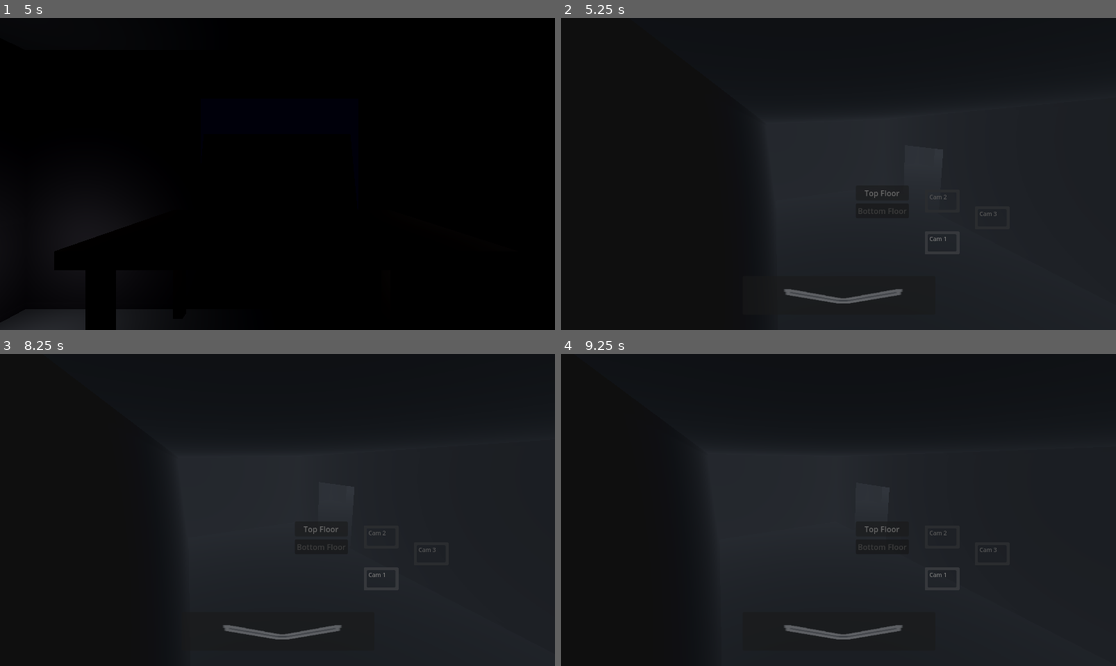
Above: before the commit, frames 1-4 (two rows, left to right).
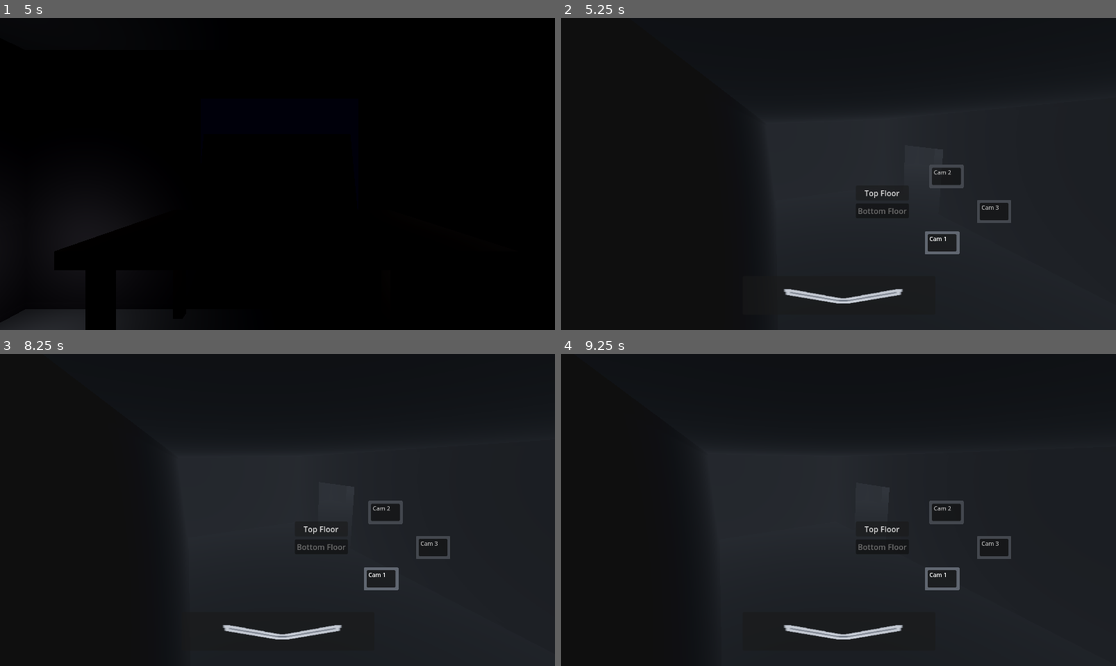
Above: after the commit, the same moments.

Repository: ConnerF6/capstone-2026-Conner-Thalassic_Depths
Game: Godot game, scene res://Scenes/Game.tscn
Same seed, same stepped clock (60 frames per second), same inputs: the game is played once before the commit and once after it. This scene is started directly instead of the project's main scene.
Inputs (mouse positions are in pixels of both pictures, inside the frame that each line leads up to):
- Up to frame 1 (5 s): tap Enter at 0.5, 2, 3.5 s; move the mouse to (399, 158) at 0.52 s; click (399, 158) at 0.67 s; tap Space at 1.25, 2.75, 4.25 s; move the mouse to (166, 189) at 1.27 s; click (166, 189) at 1.42 s; move the mouse to (333, 105) at 2.02 s; click (333, 105) at 2.17 s; move the mouse to (249, 236) at 2.77 s; click (249, 236) at 2.92 s; move the mouse to (444, 220) at 3.52 s; click (444, 220) at 3.67 s; move the mouse to (111, 127) at 4.27 s; click (111, 127) at 4.42 s
- Up to frame 2 (5.25 s): move the mouse to (866, 174) at 5.02 s; click (866, 174) at 5.17 s
- Up to frame 3 (8.25 s): click "Cam 1" at 5.75 s; click "Cam 2" at 6.5 s; click "Cam 3" at 7.25 s; click "Top Floor" at 8 s
- Up to frame 4 (9.25 s): click "Bottom Floor" at 8.75 s

Frame 1 is identical in both runs. In frame 2, 1.1% of the frame differs, in the area x 40-82%, y 46-92%; in frame 3, 1.1%; in frame 4, 1.1%.

Commit message:
Camera Work Unfinished Still

Diff:
--- a/thalassic-depths/Scenes/CameraUI.tscn
+++ b/thalassic-depths/Scenes/CameraUI.tscn
@@ -1,8 +1,9 @@
-[gd_scene load_steps=4 format=3 uid="uid://dk6h4elnlteha"]
+[gd_scene load_steps=5 format=3 uid="uid://dk6h4elnlteha"]
 
-[ext_resource type="Script" uid="uid://bq42lye348l3u" path="res://Scenes/CameraUI.gd" id="1_3xbnt"]
+[ext_resource type="Script" uid="uid://bq42lye348l3u" path="res://Scripts/CameraUI.gd" id="1_3xbnt"]
 [ext_resource type="Texture2D" uid="uid://8w6vmviejqmw" path="res://2DArt/CameraOutline (1).png" id="1_sbc1y"]
 [ext_resource type="Texture2D" uid="uid://crcdof66j6q3g" path="res://2DArt/ExitArrow.png" id="2_3xbnt"]
+[ext_resource type="Script" uid="uid://gux6mh1ykdyj" path="res://Scripts/CamButton.gd" id="3_rrmnb"]
 
 [node name="CameraUi" type="CanvasLayer"]
 
@@ -20,6 +21,7 @@
 offset_bottom = 40.0
 
 [node name="TopFloorButton" type="Button" parent="CameraOverlay/FloorButtons"]
+z_index = 1
 layout_mode = 0
 offset_left = 612.0
 offset_top = 348.0
@@ -29,6 +31,7 @@
 "
 
 [node name="BottomFloorButton" type="Button" parent="CameraOverlay/FloorButtons"]
+z_index = 1
 layout_mode = 0
 offset_left = 612.0
 offset_top = 385.0
@@ -42,15 +45,15 @@
 offset_right = 40.0
 offset_bottom = 40.0
 
-[node name="CamBtn1" type="TextureButton" parent="CameraOverlay/CameraList"]
+[node name="CamBtn1" type="Button" parent="CameraOverlay/CameraList"]
+z_index = 1
 layout_mode = 0
 offset_left = 755.0
 offset_top = 443.0
 offset_right = 851.0
 offset_bottom = 507.0
 scale = Vector2(0.75, 0.75)
-texture_normal = ExtResource("1_sbc1y")
-stretch_mode = 0
+script = ExtResource("3_rrmnb")
 
 [node name="Label" type="Label" parent="CameraOverlay/CameraList/CamBtn1"]
 layout_mode = 0
@@ -60,15 +63,20 @@
 offset_bottom = 32.3333
 text = "Cam 1"
 
-[node name="CamBtn2" type="TextureButton" parent="CameraOverlay/CameraList"]
+[node name="Sprite2D" type="Sprite2D" parent="CameraOverlay/CameraList/CamBtn1"]
+position = Vector2(48, 32)
+texture = ExtResource("1_sbc1y")
+
+[node name="CamBtn2" type="Button" parent="CameraOverlay/CameraList"]
+z_index = 1
 layout_mode = 0
-offset_left = 755.0
-offset_top = 356.0
-offset_right = 851.0
-offset_bottom = 420.0
+offset_left = 764.0
+offset_top = 305.0
+offset_right = 860.0
+offset_bottom = 369.0
 scale = Vector2(0.75, 0.75)
-texture_normal = ExtResource("1_sbc1y")
-stretch_mode = 0
+script = ExtResource("3_rrmnb")
+cam_label = "CAM 2"
 
 [node name="Label" type="Label" parent="CameraOverlay/CameraList/CamBtn2"]
 layout_mode = 0
@@ -78,15 +86,20 @@
 offset_bottom = 32.3333
 text = "Cam 2"
 
-[node name="CamBtn3" type="TextureButton" parent="CameraOverlay/CameraList"]
+[node name="Sprite2D" type="Sprite2D" parent="CameraOverlay/CameraList/CamBtn2"]
+position = Vector2(48, 32)
+texture = ExtResource("1_sbc1y")
+
+[node name="CamBtn3" type="Button" parent="CameraOverlay/CameraList"]
+z_index = 1
 layout_mode = 0
-offset_left = 859.0
-offset_top = 391.0
-offset_right = 955.0
-offset_bottom = 455.0
+offset_left = 863.0
+offset_top = 378.0
+offset_right = 959.0
+offset_bottom = 442.0
 scale = Vector2(0.75, 0.75)
-texture_normal = ExtResource("1_sbc1y")
-stretch_mode = 0
+script = ExtResource("3_rrmnb")
+cam_label = "CAM 3"
 
 [node name="Label" type="Label" parent="CameraOverlay/CameraList/CamBtn3"]
 layout_mode = 0
@@ -96,7 +109,60 @@
 offset_bottom = 32.3333
 text = "Cam 3"
 
+[node name="Sprite2D" type="Sprite2D" parent="CameraOverlay/CameraList/CamBtn3"]
+position = Vector2(48, 32)
+texture = ExtResource("1_sbc1y")
+
+[node name="CamBtn4" type="Button" parent="CameraOverlay/CameraList"]
+z_index = 1
+layout_mode = 0
+offset_left = 863.0
+offset_top = 378.0
+offset_right = 959.0
+offset_bottom = 442.0
+scale = Vector2(0.75, 0.75)
+script = ExtResource("3_rrmnb")
+cam_label = "CAM 4"
+floor_group = "bottom"
+
+[node name="Label" type="Label" parent="CameraOverlay/CameraList/CamBtn4"]
+layout_mode = 0
+offset_left = 13.3333
+offset_top = 9.33333
+offset_right = 62.3333
+offset_bottom = 32.3333
+text = "Cam 4"
+
+[node name="Sprite2D" type="Sprite2D" parent="CameraOverlay/CameraList/CamBtn4"]
+position = Vector2(48, 32)
+texture = ExtResource("1_sbc1y")
+
+[node name="CamBtn5" type="Button" parent="CameraOverlay/CameraList"]
+z_index = 1
+layout_mode = 0
+offset_left = 863.0
+offset_top = 378.0
+offset_right = 959.0
+offset_bottom = 442.0
+scale = Vector2(0.75, 0.75)
+script = ExtResource("3_rrmnb")
+cam_label = "CAM 5"
+floor_group = "bottom"
+
+[node name="Label" type="Label" parent="CameraOverlay/CameraList/CamBtn5"]
+layout_mode = 0
+offset_left = 13.3333
+offset_top = 9.33333
+offset_right = 62.3333
+offset_bottom = 32.3333
+text = "Cam 5"
+
+[node name="Sprite2D" type="Sprite2D" parent="CameraOverlay/CameraList/CamBtn5"]
+position = Vector2(48, 32)
+texture = ExtResource("1_sbc1y")
+
 [node name="ExitHelper" type="Panel" parent="CameraOverlay"]
+z_index = 1
 layout_mode = 0
 offset_left = 377.0
 offset_top = 536.0
@@ -117,4 +183,7 @@
 
 [connection signal="pressed" from="CameraOverlay/FloorButtons/TopFloorButton" to="CameraOverlay" method="_on_top_floor_button_pressed"]
 [connection signal="pressed" from="CameraOverlay/FloorButtons/BottomFloorButton" to="CameraOverlay" method="_on_bottom_floor_button_pressed"]
+[connection signal="pressed" from="CameraOverlay/CameraList/CamBtn1" to="CameraOverlay" method="_on_cam_btn_1_pressed"]
+[connection signal="pressed" from="CameraOverlay/CameraList/CamBtn2" to="CameraOverlay" method="_on_cam_btn_2_pressed"]
+[connection signal="pressed" from="CameraOverlay/CameraList/CamBtn3" to="CameraOverlay" method="_on_cam_btn_3_pressed"]
 [connection signal="mouse_entered" from="CameraOverlay/ExitHelper" to="CameraOverlay" method="_on_exit_helper_mouse_entered"]
--- a/thalassic-depths/Scenes/Game.tscn
+++ b/thalassic-depths/Scenes/Game.tscn
@@ -250,12 +250,12 @@
 
 [node name="BottomFloor" type="Node3D" parent="CameraSystem"]
 
-[node name="Cam1" parent="CameraSystem/BottomFloor" instance=ExtResource("7_fgofq")]
+[node name="Cam4" parent="CameraSystem/BottomFloor" instance=ExtResource("7_fgofq")]
 transform = Transform3D(-0.915806, -0.306323, -0.259745, 0.0492067, 0.556286, -0.829533, 0.398597, -0.772472, -0.494377, 7.67376, -12.6872, -9.32033)
 cam_label = "CAM 4"
 floor_group = "bottom"
 
-[node name="Cam2" parent="CameraSystem/BottomFloor" instance=ExtResource("7_fgofq")]
+[node name="Cam5" parent="CameraSystem/BottomFloor" instance=ExtResource("7_fgofq")]
 transform = Transform3D(-0.781892, -0.541261, 0.309323, 0.0487887, -0.547782, -0.835197, 0.621501, -0.637942, 0.454714, 16.5444, -12.688, 8.18852)
 cam_label = "CAM 5"
 floor_group = "bottom"
--- /dev/null
+++ b/thalassic-depths/Scripts/CamButton.gd
@@ -0,0 +1,4 @@
+extends Button
+
+@export var cam_label: String = "CAM 1"
+@export var floor_group: String = "top"
--- a/thalassic-depths/Scenes/CameraUI.gd
+++ b/thalassic-depths/Scripts/CameraUI.gd
@@ -5,7 +5,6 @@
 @onready var top_btn: Button = $FloorButtons/TopFloorButton
 @onready var bottom_btn: Button = $FloorButtons/BottomFloorButton
 @onready var exit_hint = $ExitHelper
-@onready var cam_buttons: Array = []
 
 var camera_system: Node = null
 var active_camera: Node = null
@@ -13,29 +12,13 @@
 var my_id: int = 0
 
 func setup(cs: Node, player_id: int):
-	# Fetch buttons manually instead of @onready
-	cam_buttons = [
-		$CameraList/CamBtn1,
-		$CameraList/CamBtn2,
-		$CameraList/CamBtn3,
-	]
-	print("Cam buttons: ", cam_buttons)
 	camera_system = cs
 	my_id = player_id
 	camera_system.camera_changed.connect(_on_camera_changed)
-	for i in cam_buttons.size():
-		var idx = i
-		cam_buttons[i].pressed.connect(func(): _select_camera_by_index(idx))
 	_switch_floor("top")
 
-func _select_camera_by_index(index: int):
-	var cameras = camera_system.get_cameras(current_floor)
-	if index >= cameras.size():
-		return
-	_select_camera(cameras[index])
-
 func _select_camera(cam: Node):
-	print("Selecting camera: ", cam.cam_label, " at position: ", cam.global_position)
+	print("Selecting camera: ", cam.cam_label)
 	if active_camera:
 		active_camera.deactivate()
 	active_camera = cam
@@ -50,26 +33,41 @@
 	if active_camera:
 		active_camera.deactivate()
 		active_camera = null
+	# Show only buttons matching current floor
+	for btn in $CameraList.get_children():
+		btn.visible = (btn.floor_group == new_floor)
 	_update_button_indicators()
 
 func _on_camera_changed(_player_id: int, _cam_label: String):
 	_update_button_indicators()
 
 func _update_button_indicators():
-	var cameras = camera_system.get_cameras(current_floor)
 	var other_cam = camera_system.get_other_player_camera(my_id)
-	for i in cam_buttons.size():
-		var btn = cam_buttons[i]
-		if i >= cameras.size():
-			btn.modulate = Color(0.3, 0.3, 0.3)
+	for btn in $CameraList.get_children():
+		if btn.floor_group != current_floor:
 			continue
-		var cam = cameras[i]
-		if other_cam == cam.cam_label:
+		var cam = camera_system.get_camera_by_label(btn.cam_label)
+		if cam == null:
+			continue
+		if other_cam == btn.cam_label:
 			btn.modulate = Color(0.4, 0.8, 1.0)
 		elif active_camera == cam:
 			btn.modulate = Color.WHITE
 		else:
 			btn.modulate = Color(0.7, 0.7, 0.7)
+
+# Connect each CamBtn's pressed signal to this in the editor
+func _on_cam_btn_1_pressed():
+	var cam = camera_system.get_camera_by_label($CameraList/CamBtn1.cam_label)
+	if cam: _select_camera(cam)
+
+func _on_cam_btn_2_pressed():
+	var cam = camera_system.get_camera_by_label($CameraList/CamBtn2.cam_label)
+	if cam: _select_camera(cam)
+
+func _on_cam_btn_3_pressed():
+	var cam = camera_system.get_camera_by_label($CameraList/CamBtn3.cam_label)
+	if cam: _select_camera(cam)
 
 func _on_top_floor_button_pressed():
 	_switch_floor("top")
--- a/thalassic-depths/Scripts/camera_system.gd
+++ b/thalassic-depths/Scripts/camera_system.gd
@@ -36,3 +36,12 @@
 		if id != my_id:
 			return player_viewing[id]
 	return ""
+
+func get_camera_by_label(label: String) -> Node:
+	for cam in $TopFloor.get_children():
+		if cam.cam_label == label:
+			return cam
+	for cam in $BottomFloor.get_children():
+		if cam.cam_label == label:
+			return cam
+	return null
Not shown, added: thalassic-depths/Scripts/CamButton.gd.uid
Renamed: thalassic-depths/Scenes/CameraUI.gd.uid -> thalassic-depths/Scripts/CameraUI.gd.uid
